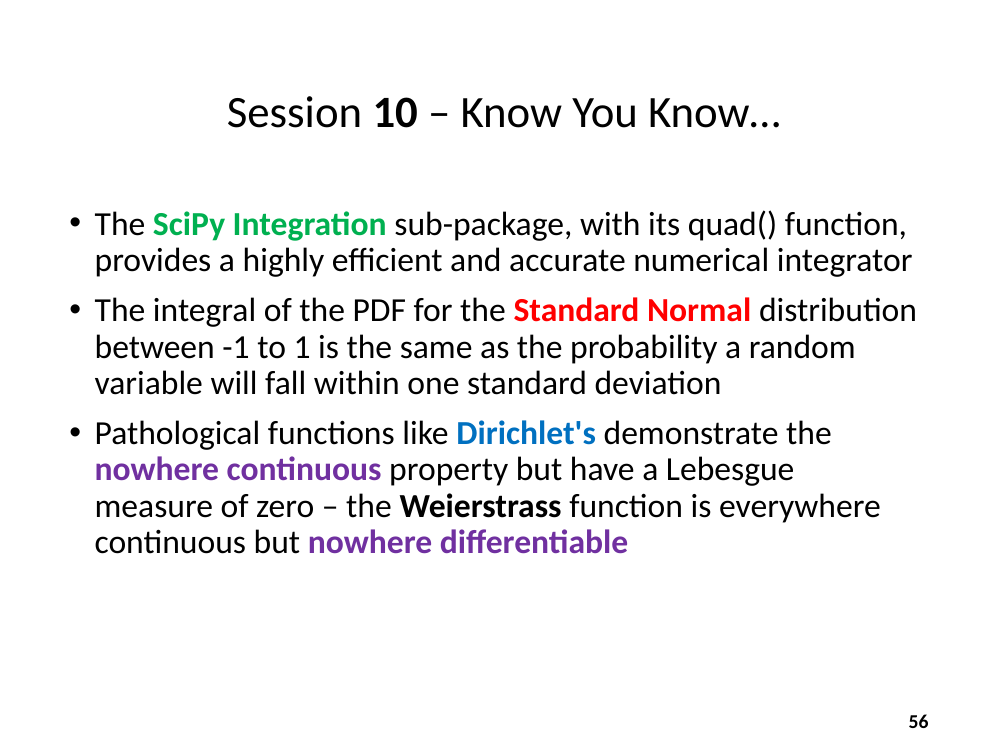
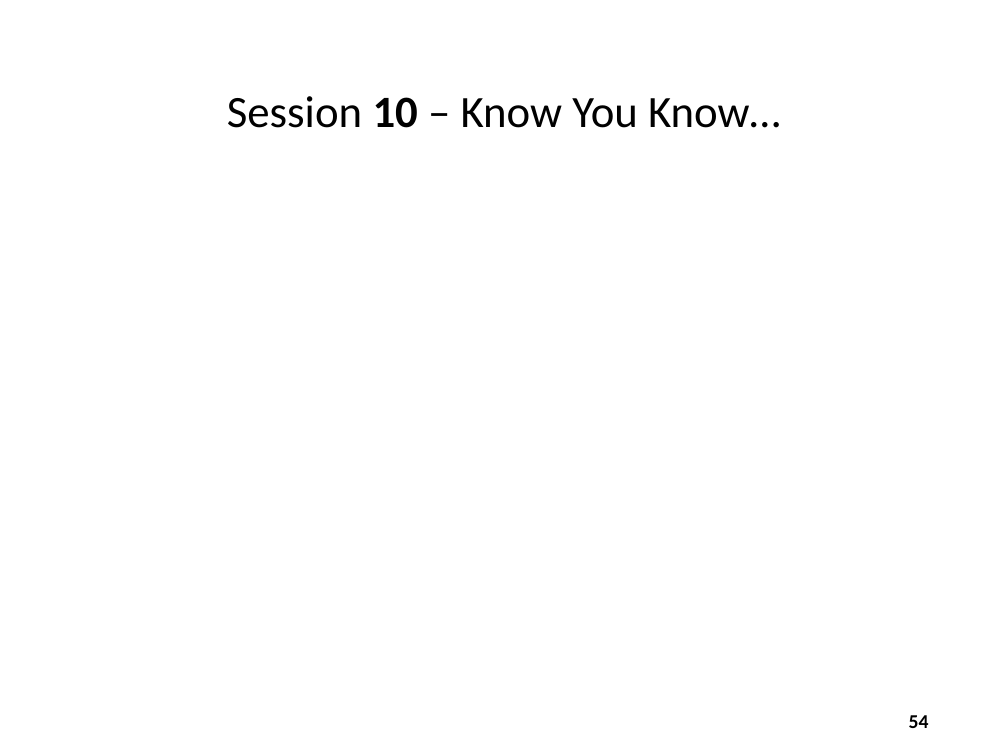
Before and after one commit to noahchampagne/QIS101, a slide deck: slide 54 of slides/Session 10 - Numerical Analysis/Session 10 - Numerical Analysis.pptx (slide 56 before the commit). Drawn at 1008x756 pixels with LibreOffice and Linux fonts; fonts in the diff are those of the drawing; grey boxes stand for pictures. Boxes give left, top, right and bottom in pixels: in the first picture for what was removed or moved away, otherwise in the second. Text is boxed around its words. In the diff, an @@ line names an element or a change of style, - is before the commit and + after.

```diff
--- a/slides/Session 10 - Numerical Analysis/Session 10 - Numerical Analysis.pptx
+++ b/slides/Session 10 - Numerical Analysis/Session 10 - Numerical Analysis.pptx
@@ text removed at <box>95,210,917,554</box> @@
-• The SciPy Integration sub-package, with its quad() function, provides a highly efficient and accurate numerical integrator
-• The integral of the PDF for the Standard Normal distribution between -1 to 1 is the same as the probability a random variable will fall within one standard deviation
-• Pathological functions like Dirichlet's demonstrate the nowhere continuous property but have a Lebesgue measure of zero – the Weierstrass function is everywhere continuous but nowhere differentiable
@@ page number at <box>909,715,929,728</box>: text changed @@
-56
+54
```
Also in this commit, not shown: 11 other slides changed, 2 slides removed.
